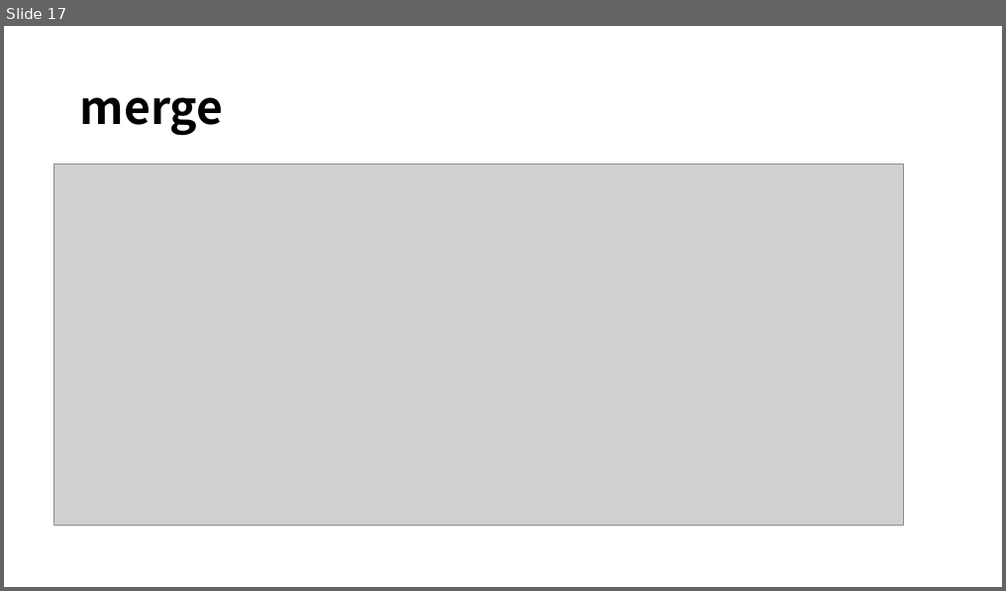
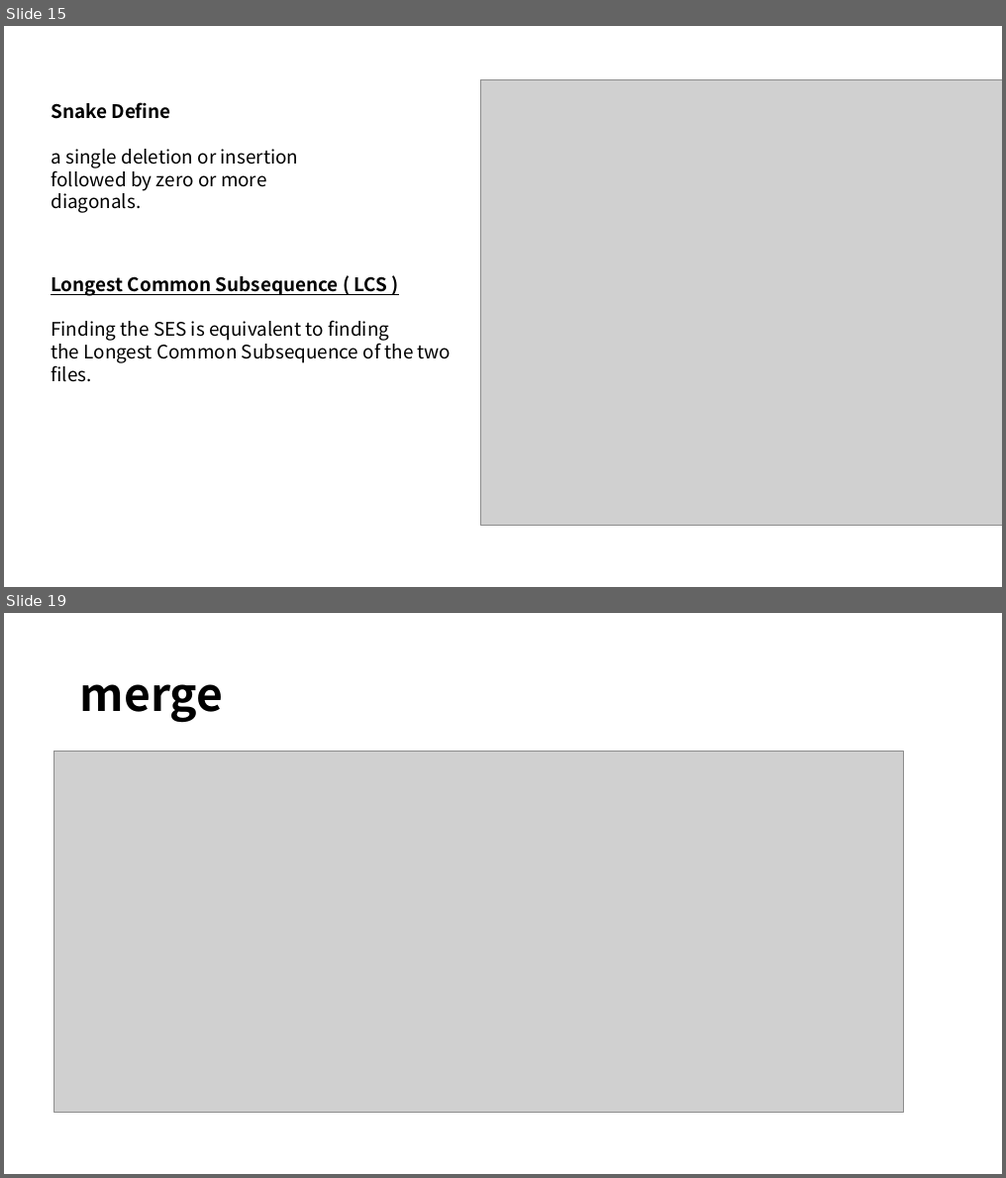
Before and after one commit to ReZeroS/git, a slide deck: doc/ZIT.pptx. Shown one above the other, each under a label of ours: slide 17 before the commit, slides 15 and 19 after it; the slides between them are not shown. The pictures are 1006x591 and 1006x1178 pixels, drawn with LibreOffice and Linux fonts; fonts in the diff are those of the drawing; grey boxes stand for pictures. Boxes give left, top, right and bottom in pixels: in the first picture for what was removed or moved away, otherwise in the second. Text is boxed around its words. In the diff, an @@ line names an element or a change of style, - is before the commit and + after.

```diff
--- a/doc/ZIT.pptx
+++ b/doc/ZIT.pptx
@@ slide 15 added at (x1=4, y1=26, x2=1002, y2=587), background #FFFFFF @@
@@ picture added at (x1=481, y1=79, x2=1002, y2=526) @@
@@ text added at (x1=51, y1=102, x2=299, y2=191), 18 pt, text #000000 @@
+Snake Define
+a single deletion or insertion
+followed by zero or more diagonals.
@@ text added at (x1=51, y1=276, x2=451, y2=364), 18 pt, text #000000 @@
+Longest Common Subsequence ( LCS )
+Finding the SES is equivalent to finding
+the Longest Common Subsequence of the two files.
@@ what was slide 17 is now slide 19 @@
```
Also in this commit, not shown: 6 slides changed, 9 other slides added, 7 slides removed, 2 other files.
